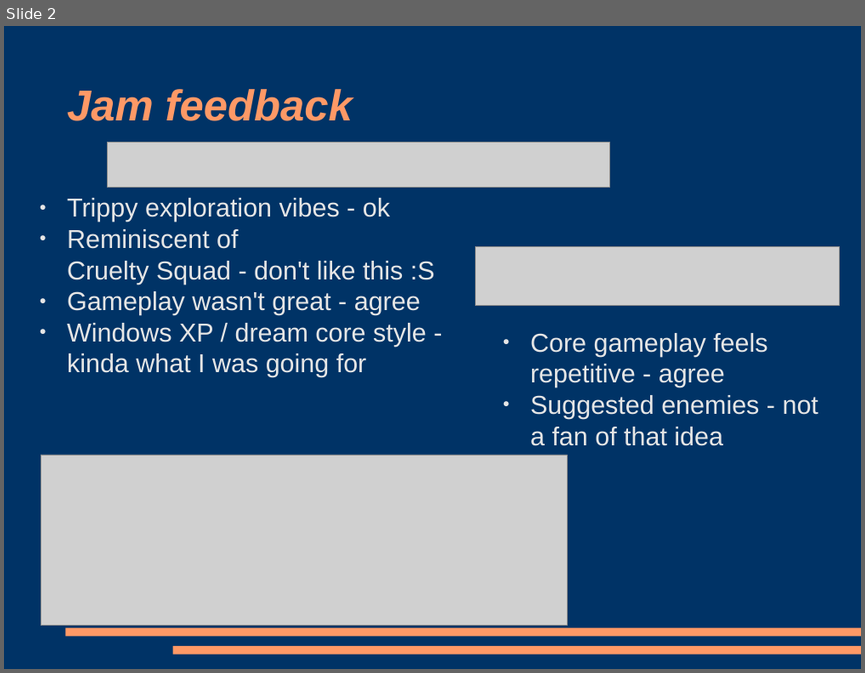
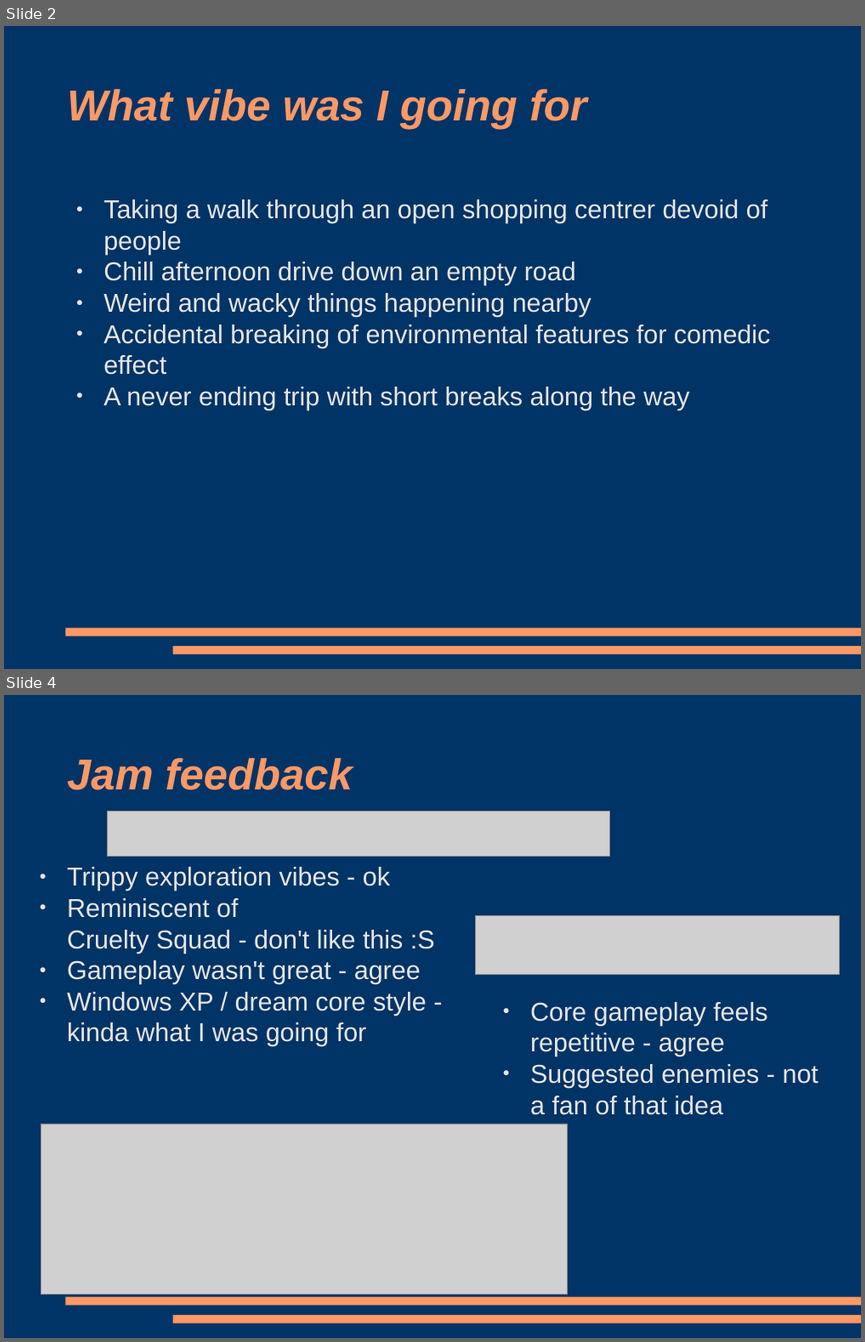
Before and after one commit to ktosox/GWJ77-Metamorphosis, a slide deck: PostJamAssesment.odp. Shown one above the other, each under a label of ours: slide 2 before the commit, slides 2 and 4 after it; the slides between them are not shown. The pictures are 865x673 and 865x1342 pixels, drawn with LibreOffice and Linux fonts; fonts in the diff are those of the drawing; grey boxes stand for pictures. Boxes give left, top, right and bottom in pixels: in the first picture for what was removed or moved away, otherwise in the second. Text is boxed around its words. In the diff, an @@ line names an element or a change of style, - is before the commit and + after.

```diff
--- a/PostJamAssesment.odp
+++ b/PostJamAssesment.odp
@@ slide 2 added at [4,26,861,669], background #003366; not listed: 2 template elements that a slide beside it also shows @@
@@ title added at [67,89,587,130], 40 pt, text #FF9966, bold, italic @@
+What vibe was I going for
@@ text added at [103,199,771,410], 24 pt, text #E6E6E6 @@
+● Taking a walk through an open shopping centrer devoid of people
+● Chill afternoon drive down an empty road
+● Weird and wacky things happening nearby
+● Accidental breaking of environmental features for comedic effect
+● A never ending trip with short breaks along the way
@@ what was slide 2 is now slide 4 @@
```
Also in this commit, not shown: 1 slide changed, 3 other slides added.
